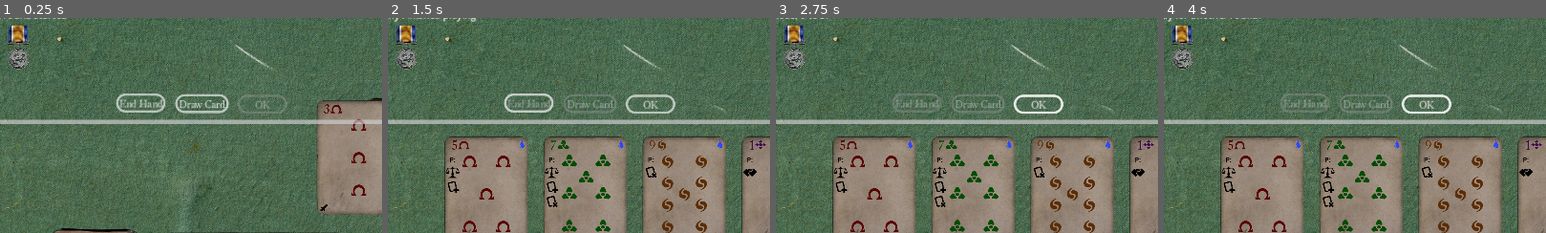
Above: before the commit, frames 1-4 (left to right).
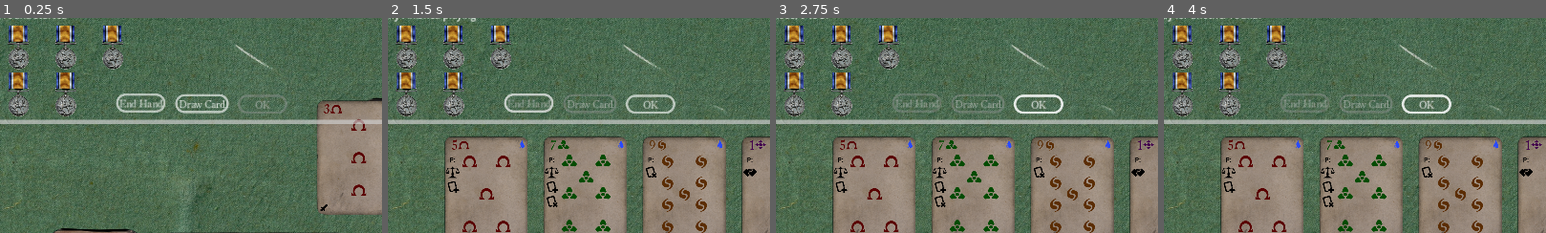
Above: after the commit, the same moments.

Repository: TicklesTheBrain/CardBuilder
Game: Godot game, scene res://scenes/game.tscn
The game is run twice, just before and just after one commit, with the same random seed, the same clock (stepped at 60 frames per second) and the same inputs. The engine's default icon, where the game draws it, is replaced by a stand-in: a white triangle on a blue panel in a dark square.
Inputs:
- Up to frame 1 (0.25 s): no input
- Up to frame 2 (1.5 s): click "Draw Card" at 0.5 s; click "End Hand" at 1.25 s
- Up to frame 3 (2.75 s): click "OK" at 2 s
- Up to frame 4 (4 s): click "OK" at 2.75 s; click "OK" at 3.5 s
The pictures show only the part of the screen within x 18-68%, y 40-90%; the shares and areas given below are measured in that part.

The runs differ from the first frame. In frame 1, 3.2% of the frame differs, in the area x 2-33%, y 3-46%; in frame 2, 3.2%; in frame 3, 3.2%; in frame 4, 3.2%.

Commit message:
bugfixing

Diff:
--- a/InputLord.gd
+++ b/InputLord.gd
@@ -11,6 +11,10 @@
 signal itemClicked(item: ItemDisplay)
 signal itemMouseOver(item: ItemDisplay)
 signal itemMouseOverExit(item: ItemDisplay)
+
+
+var mouseMonitoringGroups = ["cdc", "id", "bt"]
+var mouseMonitorDictionary = {}
 
 var selecting = false
 var amount = -1
@@ -36,6 +40,24 @@
 	itemClicked.connect(_onItemClicked)
 	itemMouseOver.connect(_onItemMouseOver)
 	itemMouseOverExit.connect(_onItemMouseOverExit)
+
+
+func disableOtherMouseMonitoring(exceptionNode):
+	for groupname in mouseMonitoringGroups:
+		for node in get_tree().get_nodes_in_group(groupname):
+			if node == exceptionNode:
+				continue
+
+			if node is Control:
+				mouseMonitorDictionary[node] = node.mouse_filter
+				node.mouse_filter = Control.MOUSE_FILTER_IGNORE
+
+func reenableMouseMonitoring():
+	for node in mouseMonitorDictionary.keys():
+		node.mouse_filter = mouseMonitorDictionary[node]
+
+	mouseMonitorDictionary = {}
+
 
 func _onMapPawnClicked(mapPawn: MapPawn):
 	mapPawn.startDrag()
@@ -100,10 +122,12 @@
 	if checkCanDrag(display.cardData):
 		display.get_parent().move_child(display, -1)
 		display.startDrag()
+		disableOtherMouseMonitoring(display.cardImageRect) #TODO: would be nicer to get this control cleaner
 		#mouseOvers = false
 
 func _onCardDragReleased(display: CardDisplay):
 	display.endDrag()
+	reenableMouseMonitoring()
 	#mouseOvers = true
 
 func _onCardMouseOver(display: CardDisplay):
--- a/ItemDisplayController.gd
+++ b/ItemDisplayController.gd
@@ -5,10 +5,11 @@
 @export var itemDisplayPacked: PackedScene
 @export var logicalItemContainer: ItemContainer
 
-func _child_update(_node:Node):
-    var childCount = get_children().size()
-    var columnCount = floor(childCount / columnLength)
-    columns = columnCount
+func _child_update(_node: Node, childCountModify: int = 0):
+    var childCount = get_children().size() + childCountModify
+    var columnCount = floor(childCount / columnLength) + (1 if childCount % columnLength > 0 else 0)
+    columns = max(columnCount,1)
+    print('child update triggered, childcount ', childCount, ' column length ', columnLength, ' columns ', columns, ' columncount', columnCount )
 
 func _ready():
     logicalItemContainer.itemAdded.connect(newItemDisplay)
@@ -18,6 +19,7 @@
     var newDisplay = itemDisplayPacked.instantiate() as ItemDisplay
     newDisplay.setup(item)
     add_child(newDisplay)
+    newDisplay.add_to_group("id")
 
 func removeItemDisplay(item: Item):
     for i in get_children():
--- a/scenes/card.tscn
+++ b/scenes/card.tscn
@@ -62,7 +62,7 @@
 mouse_filter = 2
 theme_override_styles/panel = SubResource("StyleBoxFlat_ff4vj")
 
-[node name="CardImageRect" type="TextureRect" parent="."]
+[node name="CardImageRect" type="TextureRect" parent="." groups=["cdc"]]
 anchors_preset = 8
 anchor_left = 0.5
 anchor_top = 0.5
--- a/scenes/game.tscn
+++ b/scenes/game.tscn
@@ -66,7 +66,7 @@
 [sub_resource type="Resource" id="Resource_h2ow0"]
 script = ExtResource("8_dso67")
 playerDeckTemplate = ExtResource("24_wh5ls")
-items = Array[ExtResource("5_5y1g2")]([SubResource("Resource_kdyld")])
+items = Array[ExtResource("5_5y1g2")]([SubResource("Resource_kdyld"), SubResource("Resource_kdyld"), SubResource("Resource_kdyld"), SubResource("Resource_kdyld"), SubResource("Resource_kdyld")])
 playerHP = 25
 playerPicId = 0
 
@@ -478,7 +478,7 @@
 script = ExtResource("6_oxs0c")
 resourceToTrack = NodePath("../../Logic/Enemy/Resources/enemyHp")
 
-[node name="DrawButton" type="Button" parent="."]
+[node name="DrawButton" type="Button" parent="." groups=["bt"]]
 offset_left = 519.0
 offset_top = 417.0
 offset_right = 609.0
@@ -486,7 +486,7 @@
 theme = SubResource("Theme_bfpeo")
 text = "Draw Card"
 
-[node name="EndButton" type="Button" parent="."]
+[node name="EndButton" type="Button" parent="." groups=["bt"]]
 offset_left = 420.0
 offset_top = 416.0
 offset_right = 503.0
@@ -495,7 +495,7 @@
 text = "End Hand
 "
 
-[node name="OkBUtton" type="Button" parent="."]
+[node name="OkBUtton" type="Button" parent="." groups=["bt"]]
 offset_left = 624.0
 offset_top = 418.0
 offset_right = 707.0
@@ -902,4 +902,4 @@
 [connection signal="area_entered" from="PlayArea" to="PlayArea" method="_on_area_entered"]
 [connection signal="area_exited" from="PlayArea" to="PlayArea" method="_on_area_exited"]
 [connection signal="child_entered_tree" from="ItemContainer" to="ItemContainer" method="_child_update"]
-[connection signal="child_exiting_tree" from="ItemContainer" to="ItemContainer" method="_child_update"]
+[connection signal="child_exiting_tree" from="ItemContainer" to="ItemContainer" method="_child_update" binds= [-1]]
